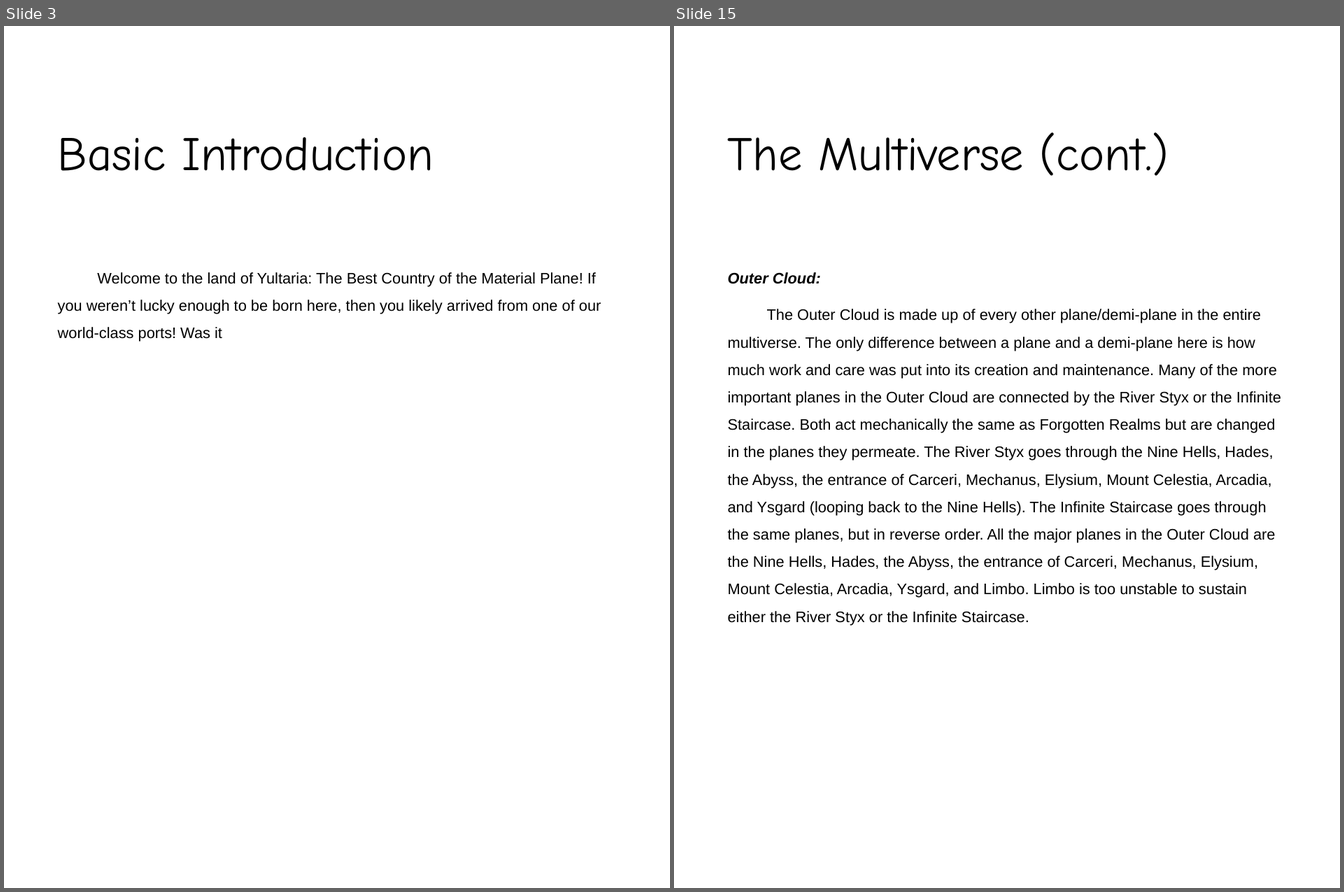
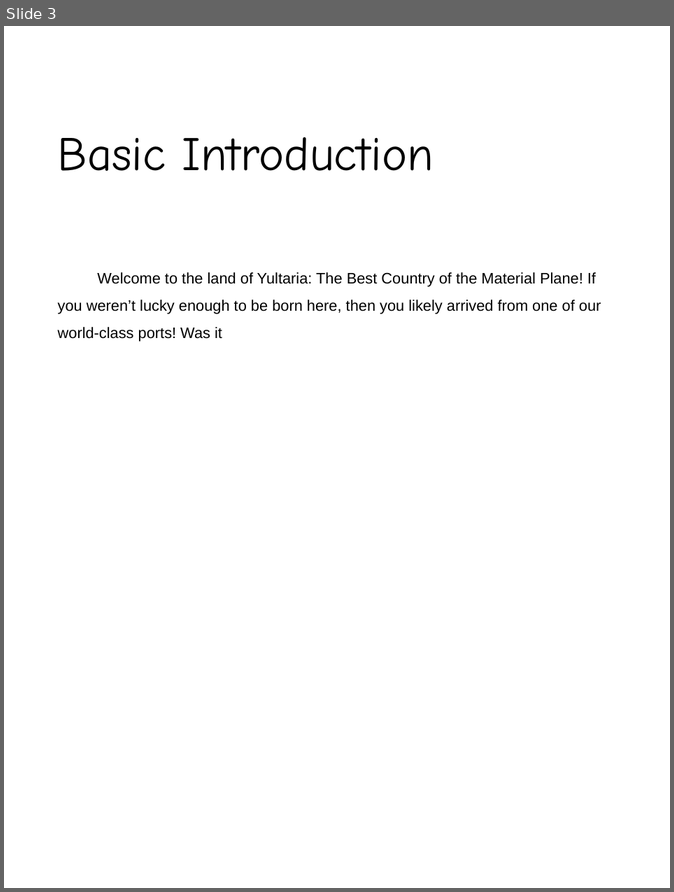
Before and after one commit to polic72/DnD-Stuff, a slide deck: The Jaws of Time.pptx. Shown side by side, each under a label of ours: slides 3 and 15 before the commit, slide 3 after it; the slides between them are not shown. The pictures are 1344x892 and 674x892 pixels, drawn with LibreOffice and Linux fonts; fonts in the diff are those of the drawing; background and template pictures are left out. Boxes give left, top, right and bottom in pixels: in the first picture for what was removed or moved away, otherwise in the second. Text is boxed around its words. In the diff, an @@ line names an element or a change of style, - is before the commit and + after.

```diff
--- a/The Jaws of Time.pptx
+++ b/The Jaws of Time.pptx
@@ slide 15 removed at (674,26,1340,888), background picture (left out) @@
@@ title removed at (728,132,1169,176) @@
-The Multiverse (cont.)
@@ text removed at (728,272,1282,625) @@
-Outer Cloud:
-The Outer Cloud is made up of every other plane/demi-plane in the entire multiverse. The only difference between a plane and a demi-plane here is how much work and care was put into its creation and maintenance. Many of the more important planes in the Outer Cloud are connected by the River Styx or the Infinite Staircase. Both act mechanically the same as Forgotten Realms but are changed in the planes they permeate. The River Styx goes through the Nine Hells, Hades, the Abyss, the entrance of Carceri, Mechanus, Elysium, Mount Celestia, Arcadia, and Ysgard (looping back to the Nine Hells). The Infinite Staircase goes through the same planes, but in reverse order. All the major planes in the Outer Cloud are the Nine Hells, Hades, the Abyss, the entrance of Carceri, Mechanus, Elysium, Mount Celestia, Arcadia, Ysgard, and Limbo. Limbo is too unstable to sustain either the River Styx or the Infinite Staircase.
```
Also in this commit, not shown: 2 slides changed, 4 slides added, 9 other slides removed, 3 other files.
